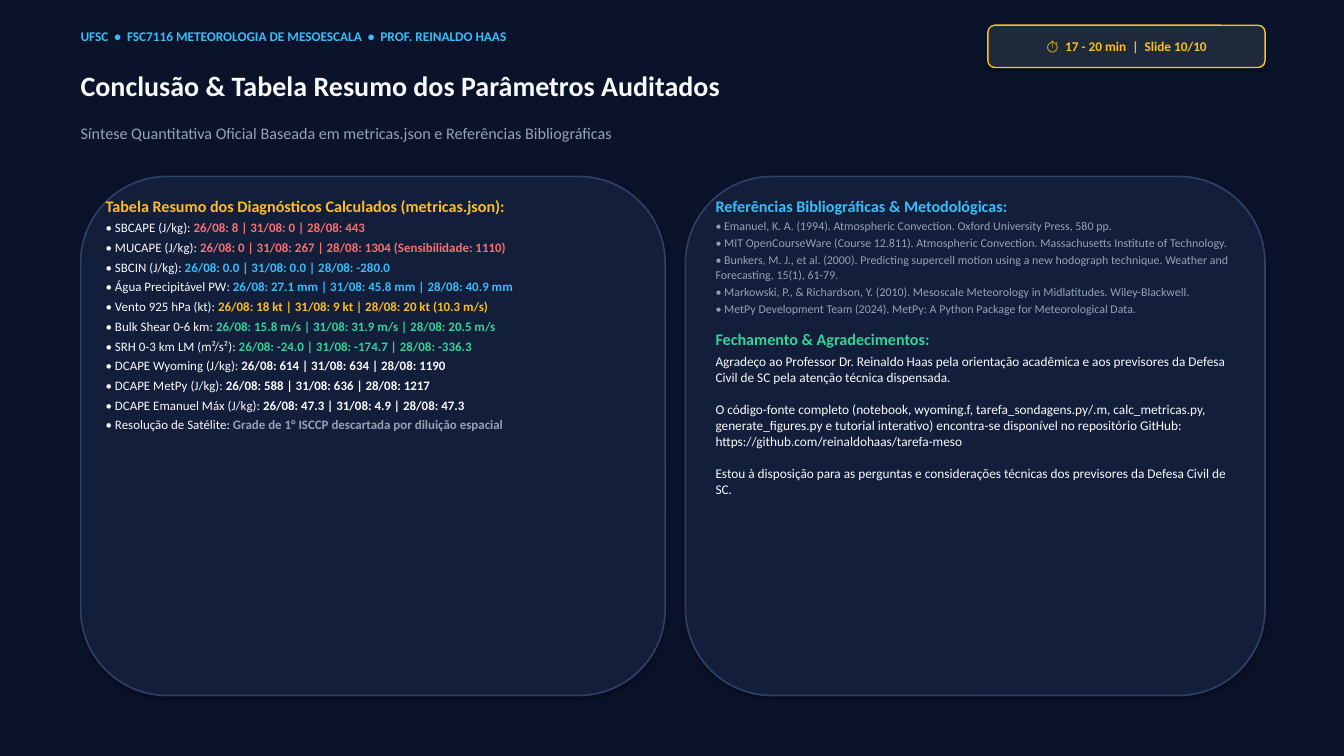
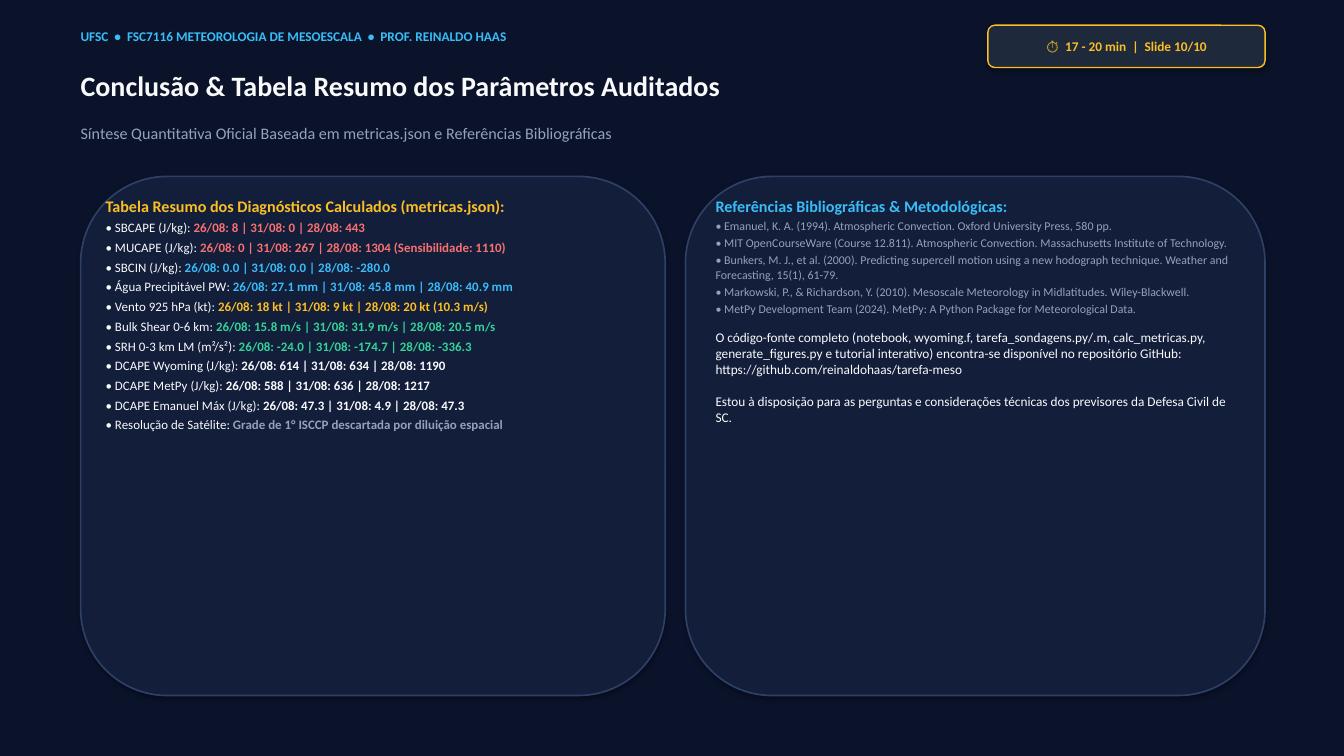
Before and after one commit to reinaldohaas/granizo-gigante, a slide deck: slide 10 of apresentacao_meso.pptx. Drawn at 1344x756 pixels with LibreOffice and Linux fonts; fonts in the diff are those of the drawing. Boxes give left, top, right and bottom in pixels: in the first picture for what was removed or moved away, otherwise in the second. Text is boxed around its words. In the diff, an @@ line names an element or a change of style, - is before the commit and + after.

```diff
--- a/apresentacao_meso.pptx
+++ b/apresentacao_meso.pptx
@@ text at (x1=716, y1=332, x2=1226, y2=422): text changed @@
-Fechamento & Agradecimentos:
-Agradeço ao Professor Dr. Reinaldo Haas pela orientação acadêmica e aos previsores da Defesa Civil de SC pela atenção técnica dispensada.
-O código-fonte completo (notebook, wyoming.f, tarefa_sondagens.py/.m, calc_metricas.py, generate_figures.py e tutorial interativo) encontra-se disponível no repositório GitHub:
-https://github.com/reinaldohaas/tarefa-meso
-Estou à disposição para as perguntas e considerações técnicas dos previsores da Defesa Civil de SC.
+O código-fonte completo (notebook, wyoming.f, tarefa_sondagens.py/.m, calc_metricas.py, generate_figures.py e tutorial interativo) encontra-se disponível no repositório GitHub:
+https://github.com/reinaldohaas/tarefa-meso
+Estou à disposição para as perguntas e considerações técnicas dos previsores da Defesa Civil de SC.
```
Also in this commit, not shown: 3 other files.
